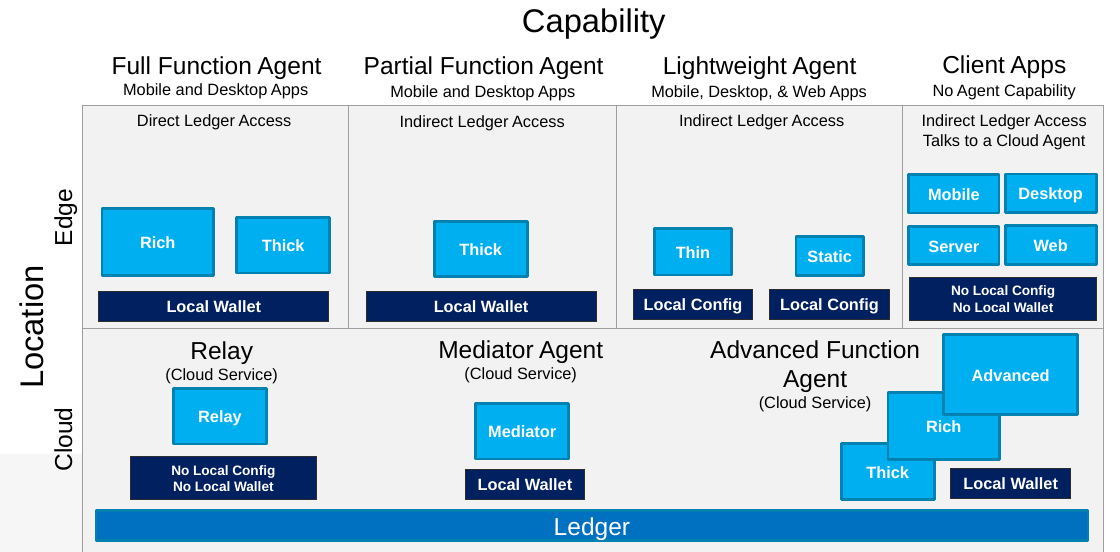
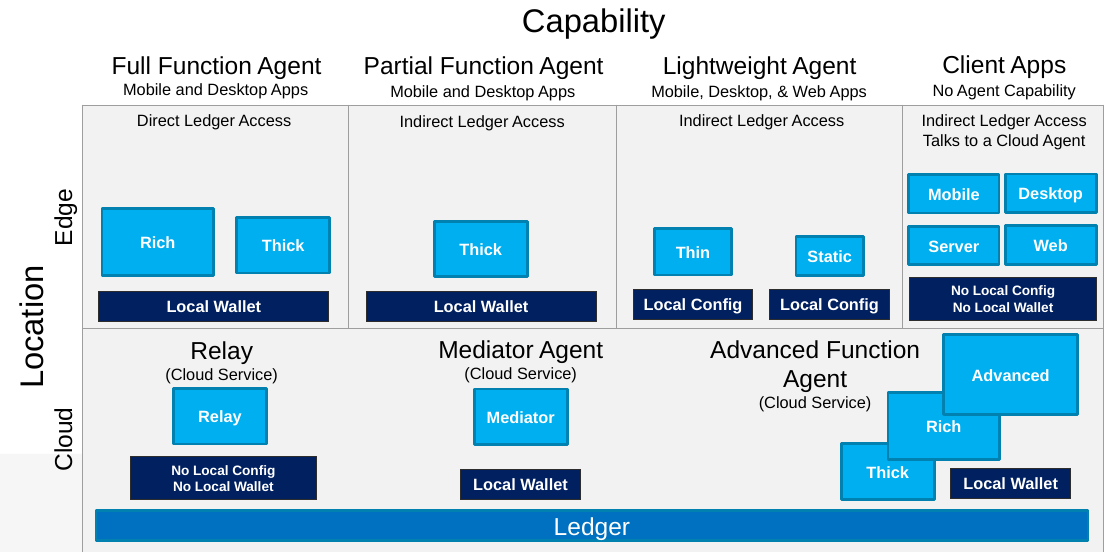
Before and after one commit to mwherman2000/indy-arm, a slide deck: slide 1 of src/HBB-SSI-Agents v0.8.pptx. Drawn at 1120x552 pixels with LibreOffice and Linux fonts; fonts in the diff are those of the drawing. Boxes give left, top, right and bottom in pixels: in the first picture for what was removed or moved away, otherwise in the second. Text is boxed around its words. In the diff, an @@ line names an element or a change of style, - is before the commit and + after.

```diff
--- a/src/HBB-SSI-Agents v0.8.pptx
+++ b/src/HBB-SSI-Agents v0.8.pptx
@@ rectangle "Mediator": place and size @@
-rectangle "Mediator" at (476,403,569,459)
+rectangle "Mediator" at (474,389,567,445)
@@ rectangle "Local Wallet": place and size @@
-rectangle "Local Wallet" at (465,469,585,498)
+rectangle "Local Wallet" at (461,469,581,498)
```
Also in this commit, not shown: 1 other file.
